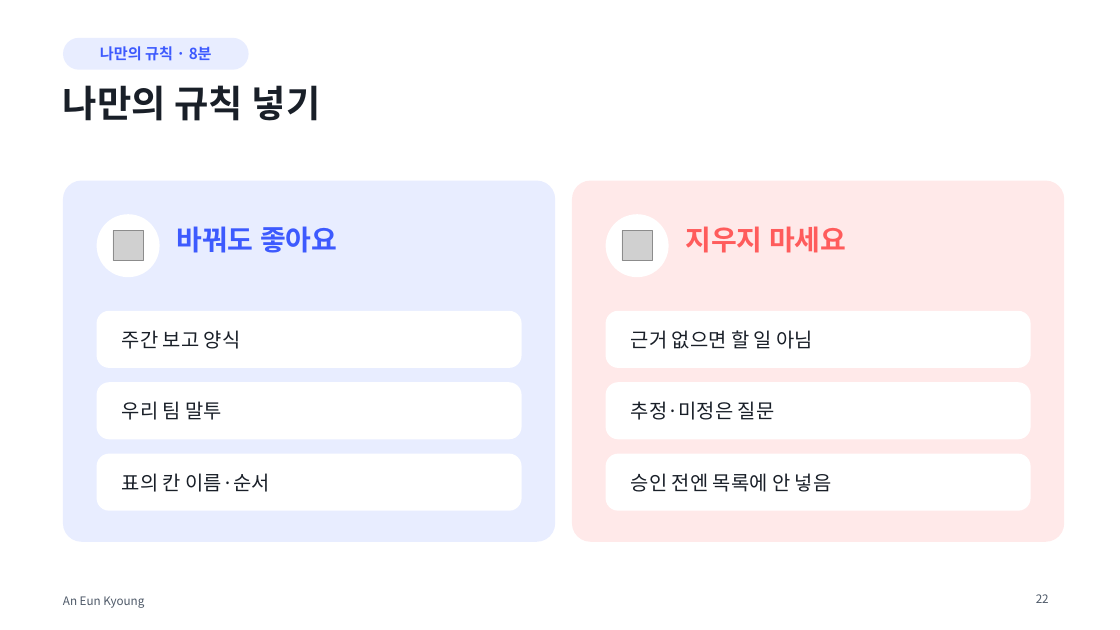
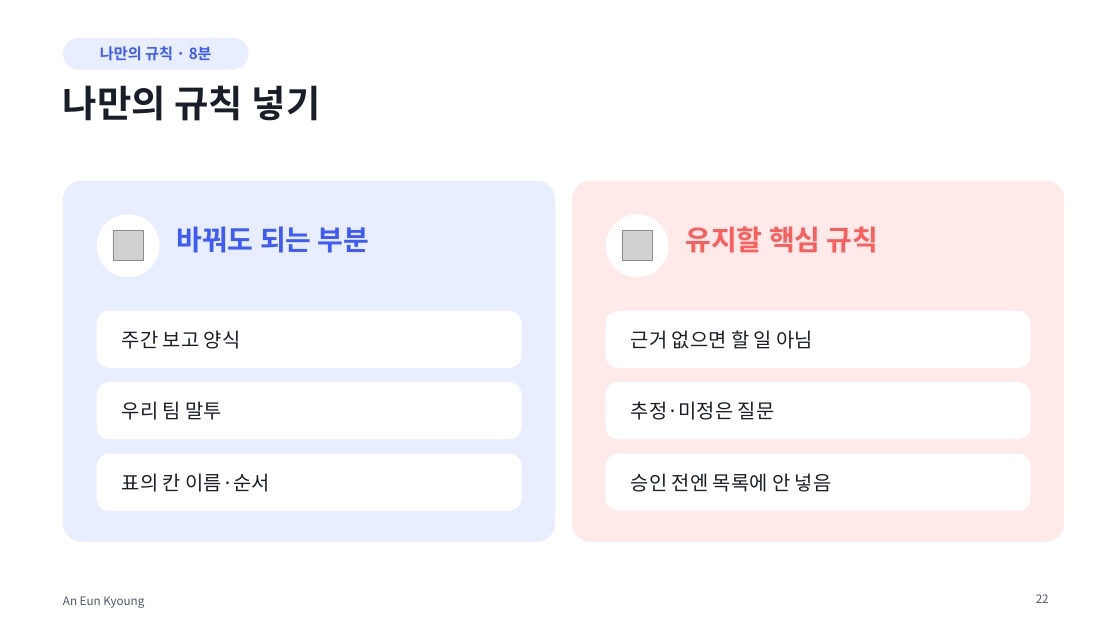
Before and after one commit to eunkyoungAn/-, a slide deck: slide 22 of output/업무정리비서-강의/나만의_업무정리비서_만들기.pptx. Drawn at 1120x630 pixels with LibreOffice and Linux fonts; fonts in the diff are those of the drawing; grey boxes stand for pictures. Boxes give left, top, right and bottom in pixels: in the first picture for what was removed or moved away, otherwise in the second. Text is boxed around its words. In the diff, an @@ line names an element or a change of style, - is before the commit and + after.

```diff
--- a/output/업무정리비서-강의/나만의_업무정리비서_만들기.pptx
+++ b/output/업무정리비서-강의/나만의_업무정리비서_만들기.pptx
@@ text at (176,226,370,253): text changed @@
-바꿔도 좋아요
+바꿔도 되는 부분
@@ text at (685,226,879,253): text changed @@
-지우지 마세요
+유지할 핵심 규칙
```
Also in this commit, not shown: 15 other slides changed, 2 slides added, 2 slides removed, 4 other files.
